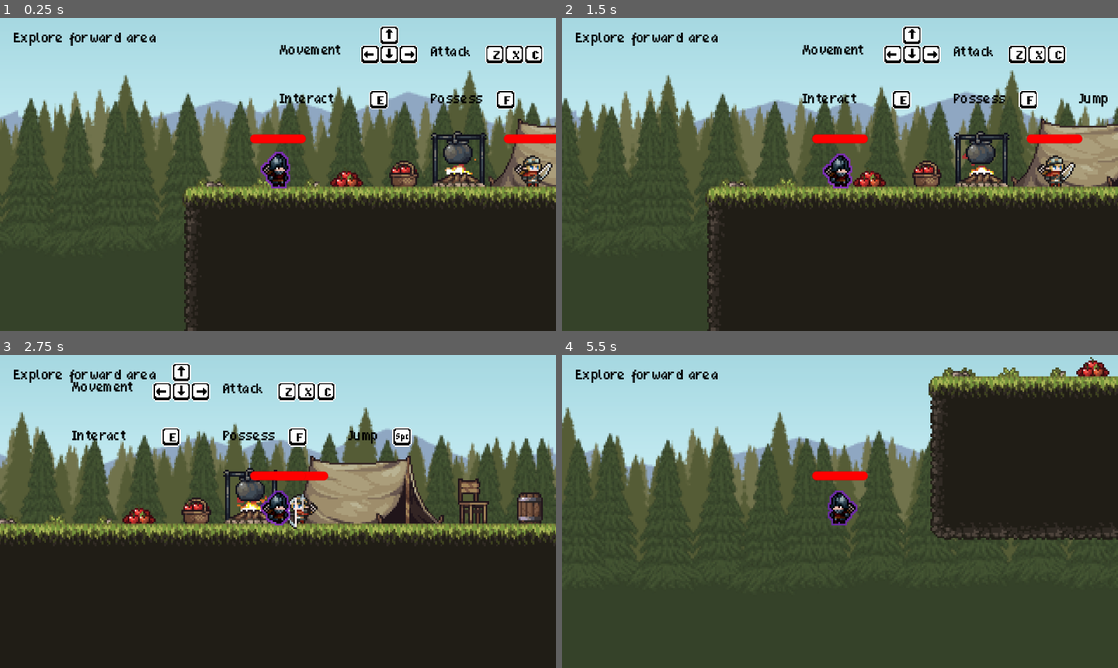
Above: before the commit, frames 1-4 (two rows, left to right).
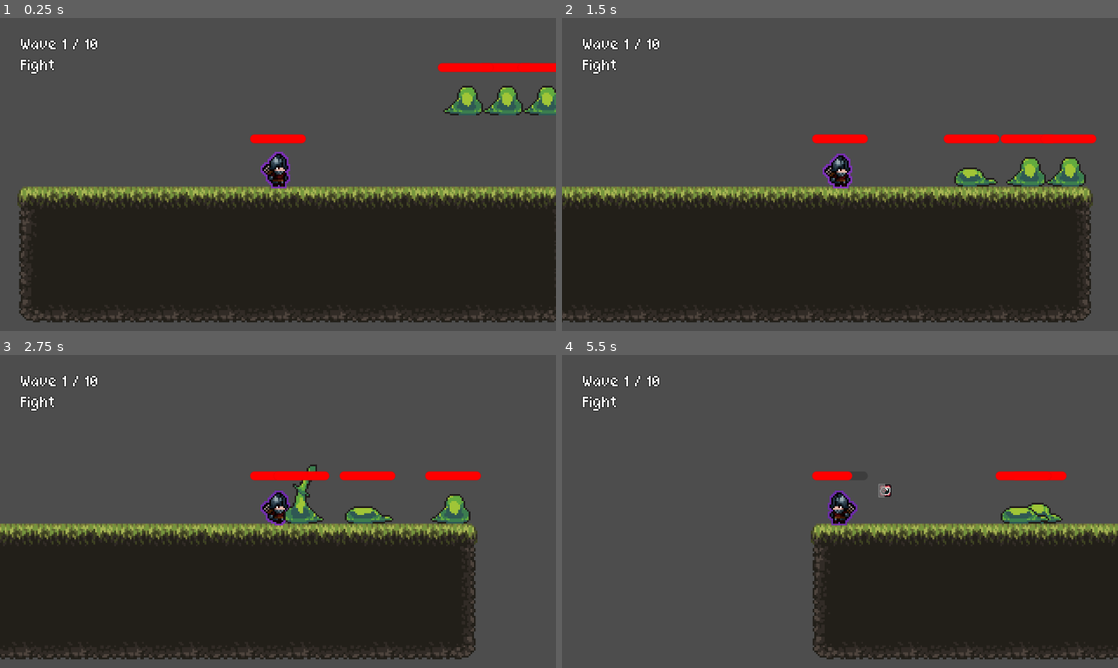
Above: after the commit, the same moments.

Repository: chenyuhang8563/Soul-Hunter
Game: Godot game, scene res://Scenes/arena.tscn
Same seed, same stepped clock (60 frames per second), same inputs: the game is played once before the commit and once after it. Before the commit the project starts from res://Scenes/level_1.tscn.
Inputs (mouse positions are in pixels of both pictures, inside the frame that each line leads up to):
- Up to frame 1 (0.25 s): no input
- Up to frame 2 (1.5 s): tap Enter (ui_accept) at 0.5, 0.77 s; move the mouse to (962, 158) at 0.52 s; hold Right (ui_right) 0.53-1.28 s; tap X (hard_attack) at 0.6 s; click (962, 158) at 0.67 s; tap E (interact) at 0.8, 1.35 s; move the mouse to (728, 190) at 1.27 s; hold Down (ui_down) from 1.28 s (still down)
- Up to frame 3 (2.75 s): tap Enter (ui_accept) at 1.52 s; tap Z (light_attack) at 1.55, 2.1 s; move the mouse to (333, 442) at 2.02 s; release Down (ui_down) at 2.03 s; hold Right (ui_right) from 2.03 s (still down); tap F (possess) at 2.3 s
- Up to frame 4 (5.5 s): move the mouse to (812, 574) at 2.77 s; release Right (ui_right) at 2.78 s; hold Up (ui_up) 2.78-3.53 s; tap F (possess) at 2.85, 5.3 s; click (812, 574) at 2.92 s; tap Enter (ui_accept) at 3.02, 3.77, 4.52 s; tap X (hard_attack) at 3.05 s; move the mouse to (1006, 558) at 3.52 s; hold Left (ui_left) 3.53-5.03 s; tap Shift (dash) at 3.6 s; tap E (interact) at 3.8 s; move the mouse to (673, 464) at 4.27 s; tap R (detach) at 4.35 s; tap Z (light_attack) at 4.55 s; move the mouse to (867, 511) at 5.02 s; hold Down (ui_down) from 5.03 s (still down); tap P (developer_mode_toggle) at 5.1 s; click (867, 511) at 5.17 s

The runs differ from the first frame. In frame 1, 66% of the frame differs, in the area x 0-100%, y 0-100%; in frame 2, 66%; in frame 3, 60%; in frame 4, 93%.

Commit message:
Add initial project files including audio, UI, and license
- Added hit_flesh.wav audio file import settings.
- Created audio_manager scene with associated script.
- Included MIT License for project.
- Added pause UI scene for game pause functionality.
- Added project icon image and its import settings.

Diff:
--- a/Character/Archer/archer.gd
+++ b/Character/Archer/archer.gd
@@ -23,7 +23,7 @@
 	ai_module = AIModuleScript.new()
 	motion_driver = CharacterMotionDriverScript.new()
 	_set_locomotion_conditions(0.0)
-	attack_module.setup(self, sprite, animation_tree, animation_player, null, null, stats, get_attack_cooldown(attack_cooldown), AudioManager)
+	attack_module.setup(self, sprite, animation_tree, animation_player, null, null, stats, get_attack_cooldown(attack_cooldown), _resolve_audio_manager())
 	ai_module.setup(self, sprite, visual_scope, attack_scope, line_of_sight, attack_module, get_player_move_speed() * AI_WALK_SPEED_RATIO, RETURN_TOLERANCE)
 	ai_module.set_home_position(home_marker.global_position)
 	motion_driver.setup(self, sprite, AIR_MOVE_MULTIPLIER, true)
--- a/Character/Common/attack_module_base.gd
+++ b/Character/Common/attack_module_base.gd
@@ -10,6 +10,7 @@
 const PLAYER_LIGHT_ATTACK_DURATION_MULTIPLIER := 0.8
 const CRIT_DAMAGE_MULTIPLIER := 1.5
 const INCOMING_DAMAGE_IS_CRITICAL_META := "incoming_damage_is_critical"
+const ENEMY_MELEE_TRIGGER_EXTRA_RATIO := 0.10
 
 static var _active_hitstop_requests: Dictionary = {}
 static var _next_hitstop_request_id := 1
@@ -165,6 +166,23 @@
 		"triggered": false
 	})
 
+func _queue_melee_damage_event(
+		trigger_time: float,
+		damage: float,
+		attack_range: float,
+		require_facing: bool,
+		prefer_context_target: bool,
+		slash_spec: Dictionary = {}
+) -> void:
+	_queue_damage_event(
+		_get_effective_melee_trigger_time(trigger_time),
+		damage,
+		attack_range,
+		require_facing,
+		prefer_context_target,
+		slash_spec
+	)
+
 func _queue_stat_damage_event(
 		trigger_time: float,
 		stat_id: StringName,
@@ -185,6 +203,39 @@
 		"triggered": false
 	})
 
+func _queue_melee_stat_damage_event(
+		trigger_time: float,
+		stat_id: StringName,
+		fallback_damage: float,
+		attack_range: float,
+		require_facing: bool,
+		prefer_context_target: bool,
+		slash_spec: Dictionary = {}
+) -> void:
+	_queue_stat_damage_event(
+		_get_effective_melee_trigger_time(trigger_time),
+		stat_id,
+		fallback_damage,
+		attack_range,
+		require_facing,
+		prefer_context_target,
+		slash_spec
+	)
+
+func _get_effective_melee_trigger_time(trigger_time: float) -> float:
+	var duration := maxf(0.0, attack_duration)
+	var clamped_trigger := clampf(trigger_time, 0.0, duration)
+	if duration <= 0.0:
+		return clamped_trigger
+	if _uses_player_attack_timing():
+		return clamped_trigger
+	return clampf(clamped_trigger + duration * ENEMY_MELEE_TRIGGER_EXTRA_RATIO, 0.0, duration)
+
+func _uses_player_attack_timing() -> bool:
+	if owner == null:
+		return true
+	return bool(owner.get("is_player_controlled"))
+
 func _on_attack_started(_attack_name: String) -> void:
 	pass
 
@@ -344,8 +395,12 @@
 	_spawn_particles_from_template(owner, "ParryParticles", effect_parent, mid_pos)
 
 	# 播放打铁音效
-	if tree.root.has_node("AudioManager"):
-		var audio_manager = tree.root.get_node("AudioManager")
+	var audio_manager = tree.get_first_node_in_group(&"audio_manager_service")
+	if audio_manager == null and current_scene != null:
+		audio_manager = current_scene.get_node_or_null("AudioManager")
+	if audio_manager == null:
+		audio_manager = tree.root.get_node_or_null("AudioManager")
+	if audio_manager != null and audio_manager.has_method("play_sfx_2d"):
 		audio_manager.play_sfx_2d("sword_clash", mid_pos)
 
 func _spawn_particles_from_template(
@@ -556,6 +611,17 @@
 			return false
 	return candidate.has_method("apply_damage")
 
+func _should_play_player_hit_flesh_sfx(target: Node2D, final_damage: float) -> bool:
+	if final_damage <= 0.0:
+		return false
+	if audio_service == null or not audio_service.has_method("play_sfx_2d"):
+		return false
+	if owner == null or not bool(owner.get("is_player_controlled")):
+		return false
+	if not _is_enemy_character_target(target):
+		return false
+	return not _is_player_controlled_target(target)
+
 func _apply_damage_to_target(target: Node2D, damage: float, critical_hit: bool = false) -> bool:
 	if not _is_valid_damage_target(target):
 		return false
@@ -577,6 +643,8 @@
 		final_damage = maxf(0.0, previous_health - current_health)
 	if owner != null and owner.has_signal("damage_dealt"):
 		owner.emit_signal("damage_dealt", target, final_damage)
+	if _should_play_player_hit_flesh_sfx(target, final_damage):
+		audio_service.play_sfx_2d("hit_flesh", target.global_position)
 	var tree := target.get_tree()
 	if tree != null:
 		var current_scene = tree.current_scene
--- a/Character/Common/character.gd
+++ b/Character/Common/character.gd
@@ -10,6 +10,7 @@
 const HintIconScene := preload("res://Scenes/icon.tscn")
 const PossessionOutlineShader := preload("res://Shaders/possession_outline.gdshader")
 const HitFlashOverlayShader := preload("res://Shaders/hit_flash_overlay.gdshader")
+const AudioManagerScript := preload("res://Global/audio_manager.gd")
 const CharacterUIPresenterScript := preload("res://Character/Common/character_ui_presenter.gd")
 const CharacterLifecycleScript := preload("res://Character/Common/character_lifecycle.gd")
 const CharacterInteractionScript := preload("res://Character/Common/character_interaction.gd")
@@ -935,6 +936,21 @@
 			return child as Sprite2D
 	return null
 
+func _resolve_audio_manager() -> Node:
+	var tree := get_tree()
+	if tree == null:
+		return null
+	var group_name := AudioManagerScript.AUDIO_MANAGER_GROUP
+	var audio_manager := tree.get_first_node_in_group(group_name)
+	if audio_manager != null:
+		return audio_manager
+	var current_scene := tree.current_scene
+	if current_scene != null:
+		audio_manager = current_scene.get_node_or_null("AudioManager")
+		if audio_manager != null:
+			return audio_manager
+	return tree.root.get_node_or_null("AudioManager")
+
 func _on_animation_finished(anim_name: StringName) -> void:
 	if lifecycle_state != null:
 		lifecycle_state.on_animation_finished(anim_name)
--- a/Character/Common/character_interaction.gd
+++ b/Character/Common/character_interaction.gd
@@ -5,6 +5,7 @@
 const F_IconTexture := preload("res://Assets/Sprites/UI/F.png")
 const E_IconTexture := preload("res://Assets/Sprites/UI/E.png")
 const InteractionTargetScript := preload("res://Character/Common/interaction_target.gd")
+const POSSESSION_INPUT_FRAME_META := &"_possession_input_frame"
 
 var owner
 var _prompt_icon_update_timer := 0.0
@@ -44,12 +45,15 @@
 		return
 	if owner.has_method("is_possession_input_locked") and bool(owner.call("is_possession_input_locked")):
 		return
+	if _is_possession_input_consumed_this_frame():
+		return
 	if not InputMap.has_action("possess") or not Input.is_action_just_pressed("possess"):
 		return
 	var target := _find_nearby_possession_target()
 	if target == null:
 		return
-	target.call("receive_possession_from", owner)
+	if bool(target.call("receive_possession_from", owner)):
+		_mark_possession_input_consumed_for_current_frame()
 
 func receive_possession_from(possessor: CharacterBody2D) -> bool:
 	if possessor == null or possessor == owner:
@@ -186,3 +190,19 @@
 		return
 	if _current_interaction_target.has_method("interact"):
 		_current_interaction_target.call("interact", owner)
+
+func _is_possession_input_consumed_this_frame() -> bool:
+	if owner == null or not owner.is_inside_tree():
+		return false
+	var tree: SceneTree = owner.get_tree()
+	if tree == null:
+		return false
+	return int(tree.get_meta(POSSESSION_INPUT_FRAME_META, -1)) == Engine.get_physics_frames()
+
+func _mark_possession_input_consumed_for_current_frame() -> void:
+	if owner == null or not owner.is_inside_tree():
+		return
+	var tree: SceneTree = owner.get_tree()
+	if tree == null:
+		return
+	tree.set_meta(POSSESSION_INPUT_FRAME_META, Engine.get_physics_frames())
--- a/Character/Common/simple_melee_attack_module.gd
+++ b/Character/Common/simple_melee_attack_module.gd
@@ -44,10 +44,10 @@
 		return
 	if light_attack:
 		_begin_attack("light_attack", _get_light_attack_duration(light_attack_duration), true, true, false, false)
-		_queue_stat_damage_event(light_attack_hit_delay, &"light_attack_damage", stats.light_attack_damage, melee_attack_range, true, true, _get_light_slash_spec())
+		_queue_melee_stat_damage_event(light_attack_hit_delay, &"light_attack_damage", stats.light_attack_damage, melee_attack_range, true, true, _get_light_slash_spec())
 	else:
 		_begin_attack("hard_attack", hard_attack_duration, false, false, true, false)
-		_queue_stat_damage_event(hard_attack_hit_delay, &"hard_attack_damage", stats.hard_attack_damage, melee_attack_range, true, true, _get_hard_slash_spec())
+		_queue_melee_stat_damage_event(hard_attack_hit_delay, &"hard_attack_damage", stats.hard_attack_damage, melee_attack_range, true, true, _get_hard_slash_spec())
 
 func reset() -> void:
 	force_stop()
--- a/Character/Common/soldier_attack_module.gd
+++ b/Character/Common/soldier_attack_module.gd
@@ -57,11 +57,11 @@
 
 func _start_light_attack() -> void:
 	_begin_attack("light_attack", _get_light_attack_duration(LIGHT_ATTACK_DURATION), true, true, false, false)
-	_queue_stat_damage_event(LIGHT_ATTACK_HIT_DELAY, &"light_attack_damage", stats.light_attack_damage, MELEE_ATTACK_RANGE, true, true, _get_light_slash_spec())
+	_queue_melee_stat_damage_event(LIGHT_ATTACK_HIT_DELAY, &"light_attack_damage", stats.light_attack_damage, MELEE_ATTACK_RANGE, true, true, _get_light_slash_spec())
 
 func _start_hard_attack() -> void:
 	_begin_attack("hard_attack", HARD_ATTACK_DURATION, false, false, true, false)
-	_queue_stat_damage_event(HARD_ATTACK_HIT_DELAY, &"hard_attack_damage", stats.hard_attack_damage, MELEE_ATTACK_RANGE, true, true, _get_hard_slash_spec())
+	_queue_melee_stat_damage_event(HARD_ATTACK_HIT_DELAY, &"hard_attack_damage", stats.hard_attack_damage, MELEE_ATTACK_RANGE, true, true, _get_hard_slash_spec())
 
 func _start_ultimate_attack() -> void:
 	_begin_attack("ultimate_attack", ULTIMATE_ATTACK_DURATION, false, false, false, true)
--- a/Character/Common/swordsman_attack_module.gd
+++ b/Character/Common/swordsman_attack_module.gd
@@ -106,7 +106,7 @@
 func _start_light_attack() -> void:
 	animation_tree.active = true
 	_begin_attack("light_attack", _get_light_attack_duration(LIGHT_ATTACK_DURATION), true, true, false, false)
-	_queue_stat_damage_event(LIGHT_ATTACK_HIT_DELAY, &"light_attack_damage", stats.light_attack_damage, MELEE_ATTACK_RANGE, true, true, _get_light_slash_spec())
+	_queue_melee_stat_damage_event(LIGHT_ATTACK_HIT_DELAY, &"light_attack_damage", stats.light_attack_damage, MELEE_ATTACK_RANGE, true, true, _get_light_slash_spec())
 
 func _start_ultimate_attack() -> void:
 	animation_tree.active = true
@@ -114,7 +114,7 @@
 	_begin_attack("ultimate_attack", ULTIMATE_ATTACK_DURATION, false, false, false, true)
 	var hit_damage := _get_stat_value(&"ultimate_attack", stats.ultimate_attack) / float(ULTIMATE_HIT_COUNT)
 	for hit_time in ultimate_hit_times:
-		_queue_damage_event(float(hit_time), hit_damage, ULTIMATE_ATTACK_RANGE, false, false, _get_ultimate_slash_spec())
+		_queue_melee_damage_event(float(hit_time), hit_damage, ULTIMATE_ATTACK_RANGE, false, false, _get_ultimate_slash_spec())
 
 func _start_hard_segment(combo_step: int) -> void:
 	# 计算当前段的持续时间
@@ -124,7 +124,7 @@
 	var segment_hit_delay: float = HARD_ATTACK_HIT_DELAYS[combo_step - 1]
 
 	_begin_attack("hard_attack", segment_duration, false, false, true, false)
-	_queue_stat_damage_event(segment_hit_delay, &"hard_attack_damage", stats.hard_attack_damage, MELEE_ATTACK_RANGE, true, true, _get_hard_slash_spec())
+	_queue_melee_stat_damage_event(segment_hit_delay, &"hard_attack_damage", stats.hard_attack_damage, MELEE_ATTACK_RANGE, true, true, _get_hard_slash_spec())
 	if animation_player != null and animation_player.has_animation("hard_attack"):
 		animation_tree.active = false
 		# 恢复播放速度并定位到段开始
--- a/Character/Orc/orc.gd
+++ b/Character/Orc/orc.gd
@@ -26,7 +26,7 @@
 	_set_locomotion_conditions(0.0)
 	visual_scope.monitoring = true
 	attack_scope.monitoring = true
-	attack_module.setup(self, sprite, animation_tree, null, null, null, stats, get_attack_cooldown(attack_cooldown), AudioManager)
+	attack_module.setup(self, sprite, animation_tree, null, null, null, stats, get_attack_cooldown(attack_cooldown), _resolve_audio_manager())
 	ai_module.setup(self, sprite, visual_scope, attack_scope, line_of_sight, attack_module, get_player_move_speed() * AI_WALK_SPEED_RATIO, RETURN_TOLERANCE)
 	ai_module.set_home_position(home_marker.global_position)
 	motion_driver.setup(self, sprite, 1.0, true)
--- a/Character/Slime/slime.gd
+++ b/Character/Slime/slime.gd
@@ -26,7 +26,7 @@
 	_set_locomotion_conditions(0.0)
 	visual_scope.monitoring = true
 	attack_scope.monitoring = true
-	attack_module.setup(self, sprite, animation_tree, null, null, null, stats, get_attack_cooldown(attack_cooldown), AudioManager)
+	attack_module.setup(self, sprite, animation_tree, null, null, null, stats, get_attack_cooldown(attack_cooldown), _resolve_audio_manager())
 	ai_module.setup(self, sprite, visual_scope, attack_scope, line_of_sight, attack_module, get_player_move_speed() * AI_WALK_SPEED_RATIO, RETURN_TOLERANCE)
 	ai_module.set_home_position(home_marker.global_position)
 	motion_driver.setup(self, sprite, 1.0, true)
--- a/Character/Soldier/soldier.gd
+++ b/Character/Soldier/soldier.gd
@@ -31,7 +31,7 @@
 	_set_locomotion_conditions(0.0)
 	visual_scope.monitoring = true
 	attack_scope.monitoring = true
-	attack_module.setup(self, sprite, animation_tree, null, melee_hitbox, melee_hitbox_shape, stats, get_attack_cooldown(DEFAULT_ATTACK_COOLDOWN), AudioManager)
+	attack_module.setup(self, sprite, animation_tree, null, melee_hitbox, melee_hitbox_shape, stats, get_attack_cooldown(DEFAULT_ATTACK_COOLDOWN), _resolve_audio_manager())
 	ai_module.setup(self, sprite, visual_scope, attack_scope, line_of_sight, attack_module, get_player_move_speed() * AI_WALK_SPEED_RATIO, RETURN_TOLERANCE)
 	ai_module.set_home_position(home_marker.global_position)
 	motion_driver.setup(self, sprite, AIR_MOVE_MULTIPLIER, false)
--- a/Character/Swordsman/swordsman.gd
+++ b/Character/Swordsman/swordsman.gd
@@ -30,7 +30,7 @@
 	_set_locomotion_conditions(0.0)
 	visual_scope.monitoring = true
 	attack_scope.monitoring = true
-	attack_module.setup(self, sprite, animation_tree, animation_player, melee_hitbox, melee_hitbox_shape, stats, get_attack_cooldown(DEFAULT_ATTACK_COOLDOWN), AudioManager)
+	attack_module.setup(self, sprite, animation_tree, animation_player, melee_hitbox, melee_hitbox_shape, stats, get_attack_cooldown(DEFAULT_ATTACK_COOLDOWN), _resolve_audio_manager())
 	ai_module.setup(self, sprite, visual_scope, attack_scope, line_of_sight, attack_module, get_player_move_speed() * AI_WALK_SPEED_RATIO, RETURN_TOLERANCE)
 	ai_module.set_home_position(home_marker.global_position)
 	motion_driver.setup(self, sprite, AIR_MOVE_MULTIPLIER, true)
--- a/Global/audio_manager.gd
+++ b/Global/audio_manager.gd
@@ -1,25 +1,65 @@
 extends Node
 
-var sounds = {
-	"sword_clash": preload("res://Assets/SFX/sword-clash.wav"),
-	"sword_swing": preload("res://Assets/SFX/swosh-sword-swing.wav")
-}
+const SwordClashStream := preload("res://Assets/SFX/sword-clash.wav")
+const SwordSwingStream := preload("res://Assets/SFX/swosh-sword-swing.wav")
+const HitFleshStream := preload("res://Assets/SFX/hit_flesh.wav")
+const AUDIO_MANAGER_GROUP := &"audio_manager_service"
 
-func play_sfx_2d(sound_name: String, position: Vector2, pitch_scale: float = 1.0, volume_db: float = 0.0) -> AudioStreamPlayer2D:
-	if not sounds.has(sound_name):
-		push_warning("Sound not found: " + sound_name)
+@export var sword_clash_volume_db := 0.0
+@export var sword_swing_volume_db := 0.0
+@export var hit_flesh_volume_db := 0.0
+
+func _enter_tree() -> void:
+	add_to_group(AUDIO_MANAGER_GROUP)
+
+func _resolve_volume_db(default_volume_db: float, volume_db_override = null) -> float:
+	if volume_db_override == null:
+		return default_volume_db
+	return float(volume_db_override)
+
+func _get_sound_stream(sound_name: String) -> AudioStream:
+	match sound_name:
+		"sword_clash":
+			return SwordClashStream
+		"sword_swing":
+			return SwordSwingStream
+		"hit_flesh":
+			return HitFleshStream
+		_:
+			push_warning("Sound not found: " + sound_name)
+			return null
+
+func _get_sound_bus(sound_name: String) -> StringName:
+	match sound_name:
+		"sword_swing", "hit_flesh":
+			return &"SFX_Battle"
+		"sword_clash":
+			return &"SFX_Battle"
+		_:
+			return &"SFX"
+
+func _get_default_volume_db(sound_name: String) -> float:
+	match sound_name:
+		"sword_clash":
+			return sword_clash_volume_db
+		"sword_swing":
+			return sword_swing_volume_db
+		"hit_flesh":
+			return hit_flesh_volume_db
+		_:
+			return 0.0
+
+func play_sfx_2d(sound_name: String, position: Vector2, pitch_scale: float = 1.0, volume_db_override = null) -> AudioStreamPlayer2D:
+	var stream := _get_sound_stream(sound_name)
+	if stream == null:
 		return null
 
 	var player = AudioStreamPlayer2D.new()
-	player.stream = sounds[sound_name]
+	player.stream = stream
 	player.global_position = position
 	player.pitch_scale = pitch_scale
-	player.volume_db = volume_db
-
-	if sound_name == "sword_swing":
-		player.bus = "SFX_Swing"
-	else:
-		player.bus = "SFX"
+	player.volume_db = _resolve_volume_db(_get_default_volume_db(sound_name), volume_db_override)
+	player.bus = _get_sound_bus(sound_name)
 
 	var tree = get_tree()
 	if tree and tree.current_scene:
@@ -31,20 +71,16 @@
 	player.finished.connect(player.queue_free)
 	return player
 
-func play_sfx(sound_name: String, pitch_scale: float = 1.0, volume_db: float = 0.0) -> AudioStreamPlayer:
-	if not sounds.has(sound_name):
-		push_warning("Sound not found: " + sound_name)
+func play_sfx(sound_name: String, pitch_scale: float = 1.0, volume_db_override = null) -> AudioStreamPlayer:
+	var stream := _get_sound_stream(sound_name)
+	if stream == null:
 		return null
 
 	var player = AudioStreamPlayer.new()
-	player.stream = sounds[sound_name]
+	player.stream = stream
 	player.pitch_scale = pitch_scale
-	player.volume_db = volume_db
-
-	if sound_name == "sword_swing":
-		player.bus = "SFX_Swing"
-	else:
-		player.bus = "SFX"
+	player.volume_db = _resolve_volume_db(_get_default_volume_db(sound_name), volume_db_override)
+	player.bus = _get_sound_bus(sound_name)
 
 	add_child(player)
 	player.play()
--- /dev/null
+++ b/Global/audio_manager.tscn
@@ -0,0 +1,6 @@
+[gd_scene format=3 uid="uid://ce4x6ryhyyir0"]
+
+[ext_resource type="Script" path="res://Global/audio_manager.gd" id="1_script"]
+
+[node name="AudioManager" type="Node"]
+script = ExtResource("1_script")
--- a/Resources/default_bus_layout.tres
+++ b/Resources/default_bus_layout.tres
@@ -7,9 +7,9 @@
 bus/1/bypass_fx = false
 bus/1/volume_db = 0.0
 bus/1/send = &"Master"
-bus/2/name = &"SFX_Swing"
+bus/2/name = &"SFX_Battle"
 bus/2/solo = false
 bus/2/mute = false
 bus/2/bypass_fx = false
-bus/2/volume_db = -11.365011
+bus/2/volume_db = -11.348837
 bus/2/send = &"SFX"
--- a/Scenes/Arena/arena_run_controller.gd
+++ b/Scenes/Arena/arena_run_controller.gd
@@ -314,10 +314,11 @@
 	if not is_inside_tree():
 		return
 	if current_state == RunState.IN_WAVE and _active_enemies.is_empty():
-		complete_current_wave()
+		_complete_current_wave_if_no_hostiles_remain()
 
 func _prune_non_hostile_enemies() -> void:
 	if _active_enemies.is_empty():
+		_complete_current_wave_if_no_hostiles_remain()
 		return
 
 	var filtered_enemies: Array = []
@@ -327,7 +328,7 @@
 	_active_enemies = filtered_enemies
 
 	if _active_enemies.is_empty():
-		complete_current_wave()
+		_complete_current_wave_if_no_hostiles_remain()
 
 func _is_hostile_wave_enemy(enemy: Node) -> bool:
 	if enemy == null or not is_instance_valid(enemy):
@@ -344,6 +345,25 @@
 		return false
 	return true
 
+func _complete_current_wave_if_no_hostiles_remain() -> void:
+	if current_state != RunState.IN_WAVE:
+		return
+	_rebuild_active_enemy_snapshot()
+	if _active_enemies.is_empty():
+		complete_current_wave()
+
+func _rebuild_active_enemy_snapshot() -> void:
+	if not is_inside_tree():
+		return
+	var tree := get_tree()
+	if tree == null:
+		return
+	var rebuilt_enemies: Array = []
+	for enemy in tree.get_nodes_in_group(ARENA_ENEMY_GROUP):
+		if _is_hostile_wave_enemy(enemy):
+			rebuilt_enemies.append(enemy)
+	_active_enemies = rebuilt_enemies
+
 func _sync_spawn_metadata(enemy: Node, spawn_position: Vector2) -> void:
 	if enemy.get("spawn_position") != null:
 		enemy.set("spawn_position", spawn_position)
--- /dev/null
+++ b/Scenes/UI/pause_ui.tscn
@@ -0,0 +1,3 @@
+[gd_scene format=3 uid="uid://c5hja74ptp5kd"]
+
+[node name="PauseUI" type="CanvasLayer" unique_id=448470398]
--- a/Scenes/arena.tscn
+++ b/Scenes/arena.tscn
@@ -3,6 +3,7 @@
 [ext_resource type="Texture2D" uid="uid://de35260wfg6fo" path="res://Assets/Tiles/Floor Tiles1.png" id="1_lq7nq"]
 [ext_resource type="PackedScene" uid="uid://bktv8jcuya3k7" path="res://Character/Soldier/soldier.tscn" id="2_ra5jo"]
 [ext_resource type="Script" uid="uid://dg6bjry18vore" path="res://Scenes/Arena/arena_scene.gd" id="3_arena"]
+[ext_resource type="PackedScene" path="res://Global/audio_manager.tscn" id="4_1v1nj"]
 
 [sub_resource type="TileSetAtlasSource" id="TileSetAtlasSource_ra5jo"]
 texture = ExtResource("1_lq7nq")
@@ -1165,3 +1166,5 @@
 
 [node name="SpawnPointRight" type="Marker2D" parent="." unique_id=36842112]
 position = Vector2(282, 18)
+
+[node name="AudioManager" parent="." unique_id=376390685 instance=ExtResource("4_1v1nj")]
--- a/project.godot
+++ b/project.godot
@@ -11,13 +11,16 @@
 [application]
 
 config/name="Role"
-run/main_scene="uid://dmivh1m7cmlqd"
+run/main_scene="uid://dldsmiyd7foxp"
 config/features=PackedStringArray("4.6", "Forward Plus")
 config/icon="res://icon.svg"
 
+[audio]
+
+buses/default_bus_layout="res://Resources/default_bus_layout.tres"
+
 [autoload]
 
-AudioManager="*res://Global/audio_manager.gd"
 DeveloperMode="*res://Global/developer_mode.gd"
 DialogueManager="*res://Global/dialogue_manager.gd"
 MeleeSlashVfxManager="*res://Global/melee_slash_vfx_manager.gd"
@@ -36,7 +39,7 @@
 
 [editor_plugins]
 
-enabled=PackedStringArray("res://addons/gut/plugin.cfg")
+enabled=PackedStringArray("res://addons/AS2P/plugin.cfg", "res://addons/gut/plugin.cfg")
 
 [input]
 
Not shown, added: Assets/SFX/hit_flesh.wav.import
Binary file added: icon.png
Not shown, added: icon.png.import
Not shown, changed: AGENTS.md
Not shown, added: Assets/SFX/hit_flesh.wav
